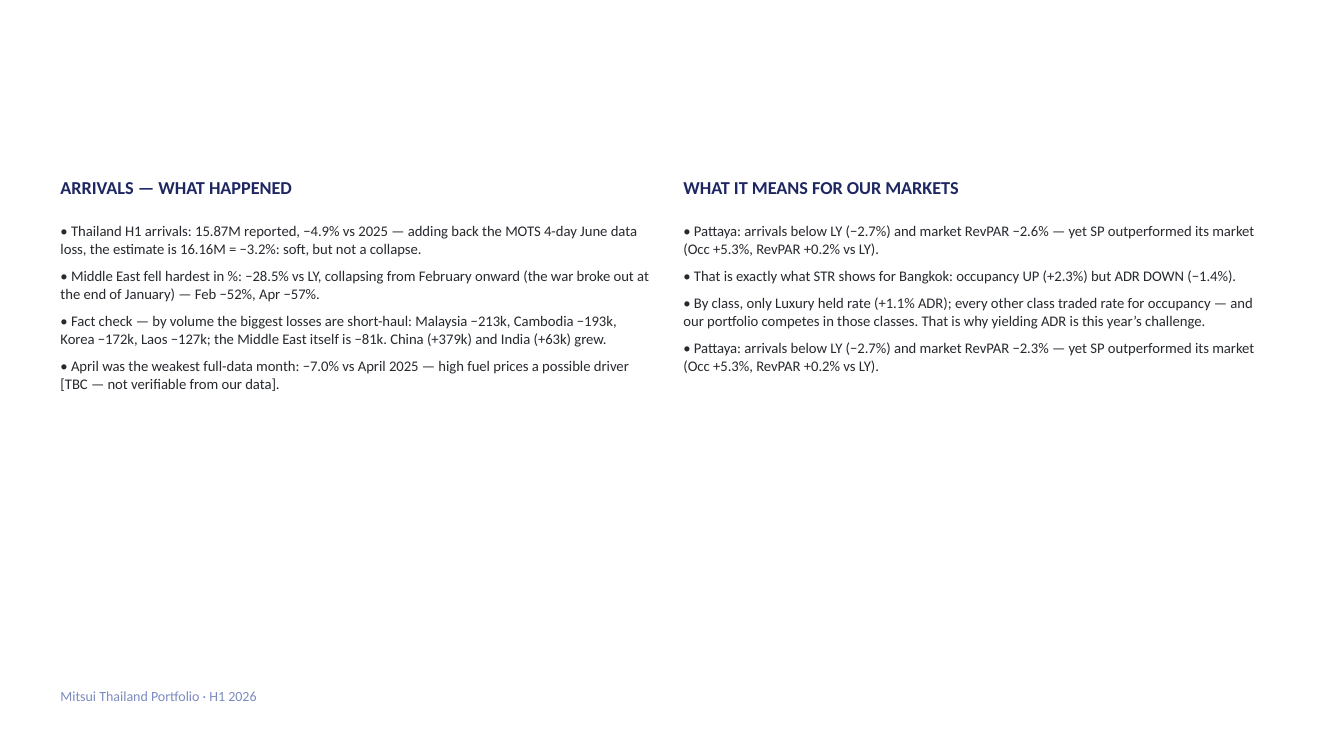
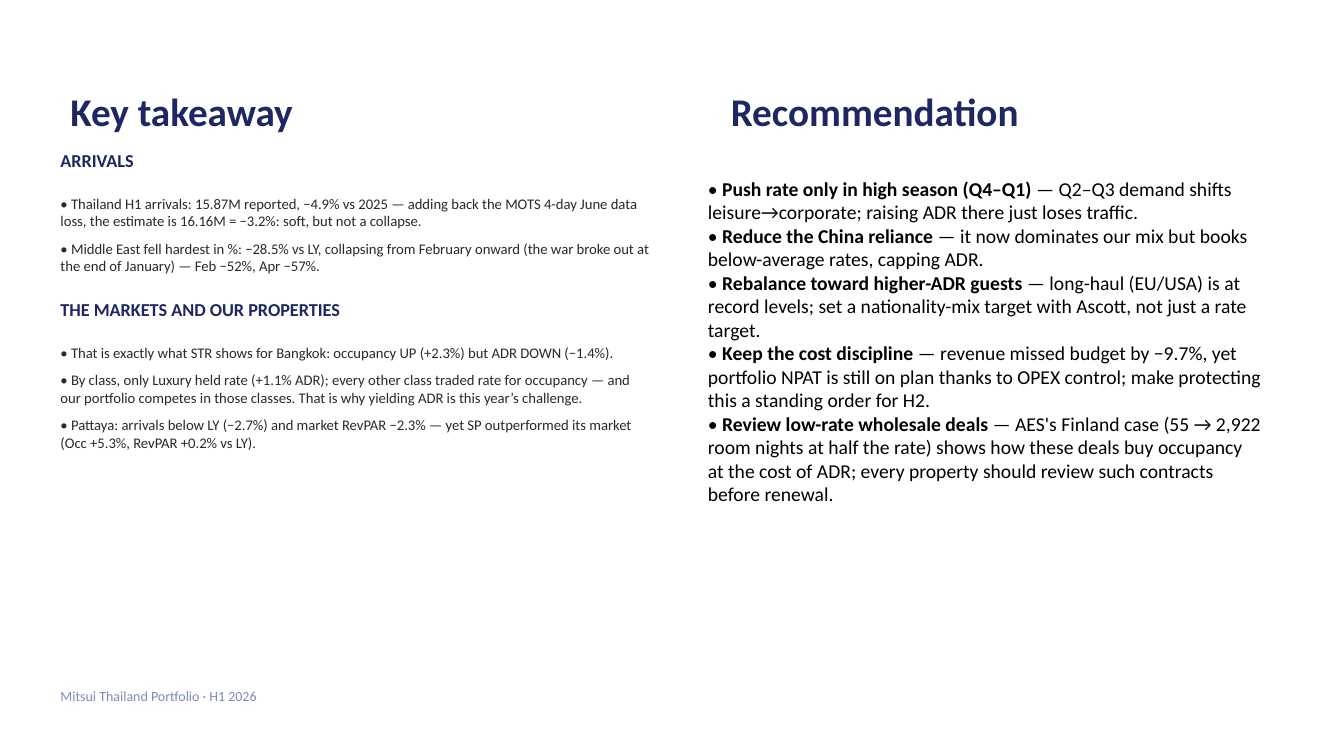
Before and after one commit to Chavin2543/mae-workspace, a slide deck: slide 35 of output/Portfolio_Performance_Report_H1-2026.pptx (slide 36 before the commit). Drawn at 1344x756 pixels with LibreOffice and Linux fonts; fonts in the diff are those of the drawing. Boxes give left, top, right and bottom in pixels: in the first picture for what was removed or moved away, otherwise in the second. Text is boxed around its words. In the diff, an @@ line names an element or a change of style, - is before the commit and + after.

```diff
--- a/output/Portfolio_Performance_Report_H1-2026.pptx
+++ b/output/Portfolio_Performance_Report_H1-2026.pptx
@@ text added at (70, 98, 293, 132), 28 pt, text #1E2761, bold @@
+Key takeaway
@@ text added at (731, 98, 1019, 127), 28 pt, text #1E2761, bold @@
+Recommendation
@@ text at (60, 155, 133, 167): text changed @@
-ARRIVALS — WHAT HAPPENED
+ARRIVALS
@@ text "• Thailand H1 arrivals: 15.87M ...": place and size @@
-text "• Thailand H1 arrivals: 15.87M ..." at (60, 225, 649, 391)
+text "• Thailand H1 arrivals: 15.87M ..." at (60, 198, 649, 274)
@@ text added at (708, 181, 1261, 501), 14 pt, text #000000 @@
+• Push rate only in high season (Q4–Q1) — Q2–Q3 demand shifts leisure→corporate; raising ADR there just loses traffic.
+• Reduce the China reliance — it now dominates our mix but books below-average rates, capping ADR.
+• Rebalance toward higher-ADR guests — long-haul (EU/USA) is at record levels; set a nationality-mix target with Ascott, not just a rate target.
+• Keep the cost discipline — revenue missed budget by −9.7%, yet portfolio NPAT is still on plan thanks to OPEX control; make protecting this a standing order for H2.
+• Review low-rate wholesale deals — AES's Finland case (55 → 2,922 room nights at half the rate) shows how these deals buy occupancy at the cost of ADR; every property should review such contracts before renewal.
@@ text at (683, 225, 1254, 256): paragraph removed @@
-• Pattaya: arrivals below LY (−2.7%) and market RevPAR −2.6% — yet SP outperformed its market (Occ +5.3%, RevPAR +0.2% vs LY).
@@ text at (60, 315, 629, 391): paragraphs removed @@
-• Fact check — by volume the biggest losses are short-haul: Malaysia −213k, Cambodia −193k, Korea −172k, Laos −127k; the Middle East itself is −81k. China (+379k) and India (+63k) grew.
-• April was the weakest full-data month: −7.0% vs April 2025 — high fuel prices a possible driver [TBC — not verifiable from our data].
@@ text at (60, 304, 340, 316): text changed @@
-WHAT IT MEANS FOR OUR MARKETS
+THE MARKETS AND OUR PROPERTIES
@@ text "• That is exactly what ...": place and size @@
-text "• That is exactly what ..." at (683, 225, 1254, 373)
+text "• That is exactly what ..." at (60, 347, 631, 450)
```
Also in this commit, not shown: 23 other slides changed, 1 slide removed.
